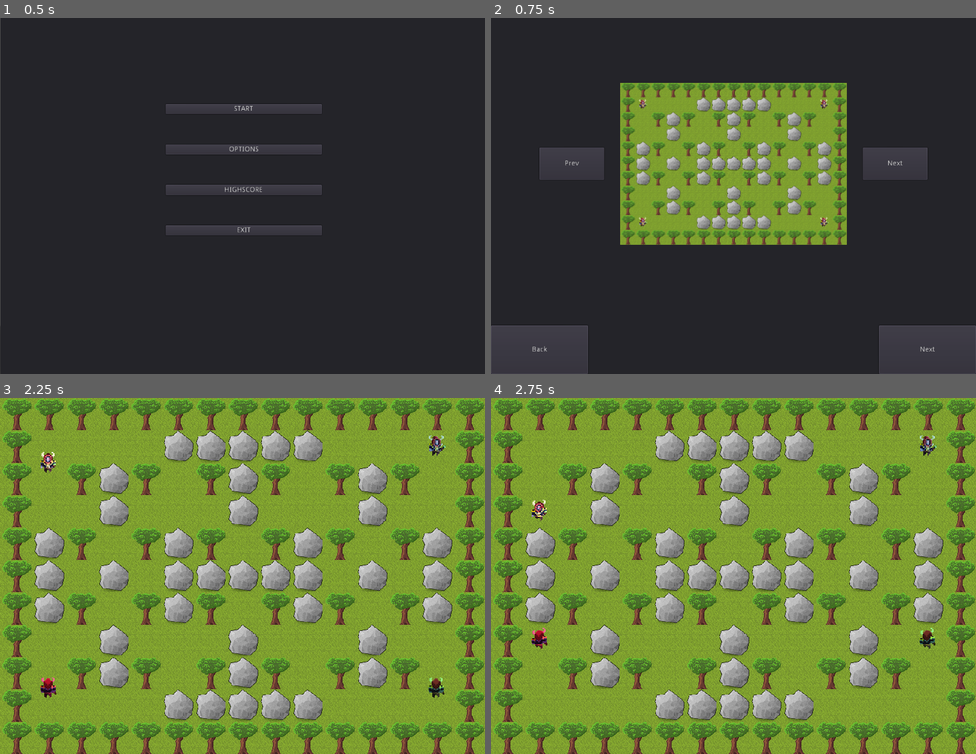
Above: before the commit, frames 1-4 (two rows, left to right).
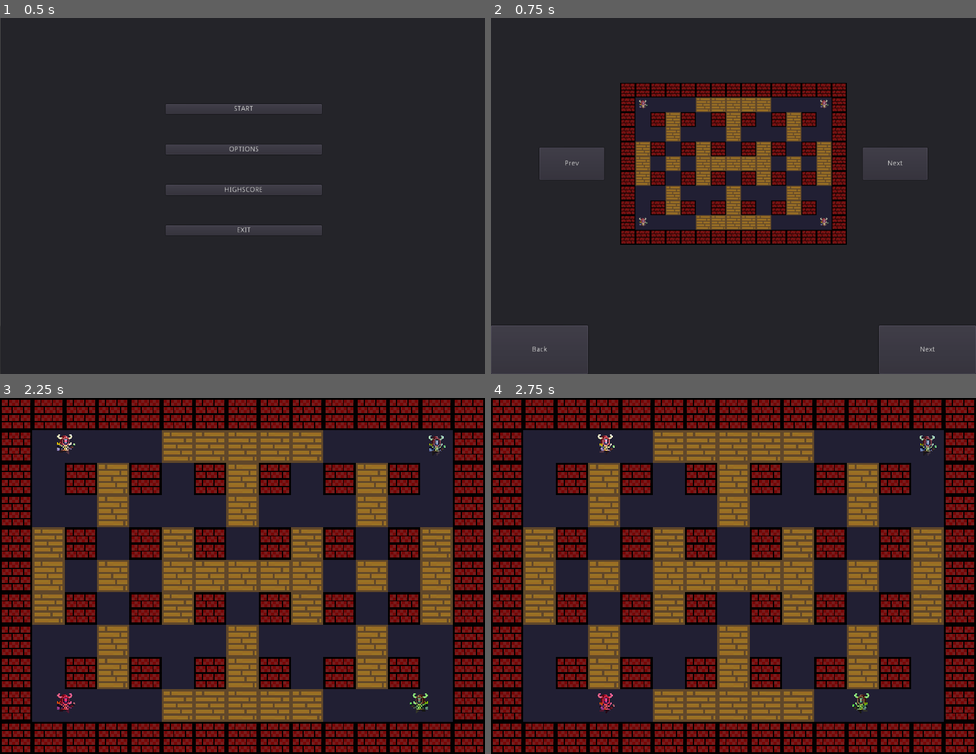
Above: after the commit, the same moments.

Repository: DominikWolek/bomber-game
Game: Godot game, scene res://GUI/MainMenuScene.tscn
Two runs of this game, one before a commit and one after it. Both use one fixed random seed, a clock stepped at 60 frames per second and the inputs below.
Inputs:
- Up to frame 1 (0.5 s): no input
- Up to frame 2 (0.75 s): click "START" at 0.5 s
- Up to frame 3 (2.25 s): click "Next" at 1.25 s; click "NEXT" at 2 s
- Up to frame 4 (2.75 s): no input

Frame 1 is identical in both runs. In frame 2, 21% of the frame differs, in the area x 26-74%, y 18-64%; in frame 3, 100%; in frame 4, 100%, in the area x 0-100%, y 0-100%.

Commit message:
little changes in names of funcs and some bot changes. now he will pland bomb randomly (50%) when he detects that he can destroy something with his bomb

Diff:
--- a/Bomberman/Board/KinematicBody2D.gd
+++ b/Bomberman/Board/KinematicBody2D.gd
@@ -3,7 +3,7 @@
 export (int) var speed = 200
 
 var velocity = Vector2()
-func get_input():
+func character_behaviour():
     velocity = Vector2()
     if Input.is_action_pressed("ui_right"):
         velocity.x += 1
@@ -25,7 +25,7 @@
 		print(i)
 
 func _physics_process(delta):
-	get_input()
+	character_behaviour()
 	move_and_slide(velocity)
 	if(Input.is_action_just_pressed("ui_select")):
 		get_parent().place_bomb(position, "test",2)
--- a/Bomberman/Bot/Bot.gd
+++ b/Bomberman/Bot/Bot.gd
@@ -8,7 +8,7 @@
 var position_to_achieve = position # pozycja którą będzie musiał osiągnąć bot
 var moving = false # na poczatku bot sie nie porusza
 var direction = "none"
-var stop = false
+var stop = false # w przypadku gdyby bot się zablokował, to musi przestać się ruszać
 
 
 func check_movement(position,prev_dir):
@@ -42,7 +42,7 @@
 	array[index] += array[index-1]
 	return array
 
-func _direction(position, prev_dir):
+func new_direction(position, prev_dir):
 	var array = check_movement(position,prev_dir)
 	if array[3] == 0:
 		stop = true
@@ -106,15 +106,18 @@
 		return "down"
 	elif (direction == "down"):
 		return "up"
-	else: return _direction(position, direction) # jeśli nie zdefiniowane
+	else: return new_direction(position, direction) # jeśli nie zdefiniowane
 
-func get_input():
+func character_behaviour():
 	if moving == false:
 		if (possible_plant(position)):
-			plant_bomb()
-			direction = opposite_direction(direction)
+			randomize()
+			if (randi() % 2) == 0:
+				plant_bomb()
+				direction = opposite_direction(direction)
+			else: direction = new_direction(position, direction)
 		else:
-			direction = _direction(position, direction)
+			direction = new_direction(position, direction)
 		if !stop:
 			moving = true
 			if (direction == "right"):
@@ -131,11 +134,11 @@
 				position_to_achieve = position + down_vector
 		velocity *= speed
 		play_animation()
+	move_and_slide(velocity) # funkcja odpowiedzialna za płynne poruszanie się postaci, tzw. sliding
 
 func random_plant():
 	randomize()
-	var random_number = randi() % 10
-	if random_number <= 4:
+	if (randi() % 2) == 0:
 		plant_bomb()
 	random_planting()
 
@@ -147,29 +150,30 @@
 	add_child(timer)
 	timer.start()
 
-
 func _ready():
 	random_planting()
+# tu wykona się _ready z Playera
 
 
 func _physics_process(delta):
 	if (direction == "right"):
-		if (position.x > position_to_achieve.x):
+		if (position.x >= position_to_achieve.x):
 			position.x = position_to_achieve.x
 			moving = false
 			velocity = Vector2()
 	if (direction == "left"):
-		if (position.x < position_to_achieve.x):
+		if (position.x <= position_to_achieve.x):
 			position.x = position_to_achieve.x
 			moving = false
 			velocity = Vector2()
 	if (direction == "up"):
-		if (position.y < position_to_achieve.y):
+		if (position.y <= position_to_achieve.y):
 			position.y = position_to_achieve.y
 			moving = false
 			velocity = Vector2()
 	if (direction == "down"):
-		if (position.y > position_to_achieve.y):
+		if (position.y >= position_to_achieve.y):
 			position.y = position_to_achieve.y
 			moving = false
 			velocity = Vector2()
+#tu wykonuje sie _physic_process z Playera
--- a/Bomberman/Bot/Bot.tscn
+++ b/Bomberman/Bot/Bot.tscn
@@ -17,7 +17,7 @@
 }
 
 [node name="Sprite" parent="." instance=ExtResource( 2 )]
-frame = 4
+frame = 2
 
 [node name="CollisionShape2D" type="CollisionShape2D" parent="."]
 shape = SubResource( 1 )
--- a/Bomberman/ConfigurationNode.tscn
+++ b/Bomberman/ConfigurationNode.tscn
@@ -16,14 +16,6 @@
 	game_info[section][key] = value
 	config_file.set_value(section,key,game_info[section][key])
 	config_file.save(\"res://config.cfg\")
-
-\"\"\"
-func _commit_changes():
-	for section in game_info.keys():
-		for key in game_info[section]:
-			config_file.set_value(section,key,game_info[section][key])
-	config_file.save(\"res://config.cfg\")
-\"\"\"
 
 func get_value(section,key):
 	return game_info[section][key]
--- a/Bomberman/Player/Player.gd
+++ b/Bomberman/Player/Player.gd
@@ -165,8 +165,7 @@
 
 func _physics_process(delta):
 	get_parent().damage_list[player_id] = bomb_dmg
-	get_input()
-	move_and_slide(velocity) # funkcja odpowiedzialna za płynne poruszanie się postaci, tzw. sliding
+	character_behaviour()
 
 
 """
@@ -222,13 +221,14 @@
 	else: $Sprite.play("idle"+temp)
 
 """
-Nazwa metody: get_input
-Argumenty: brak
-Funkcja która jest odpowiedzialna za działania związane z inputem (sterowaniem).
-"""
-func get_input():
+Nazwa metody: character_behaviour
+Argumenty: brak
+Funkcja która jest odpowiedzialna za działania związane z zachowaniem gracza (m.in. input).
+"""
+func character_behaviour():
 	velocity = movement_direction()
 	play_animation()
 	velocity = velocity.normalized() * speed # znormalizowany kierunek ruchu pomnożony przez prędkość poruszania się gracza
+	move_and_slide(velocity) # funkcja odpowiedzialna za płynne poruszanie się postaci, tzw. sliding
 	if Input.is_action_just_pressed(player_id+'_ui_select'):
 		plant_bomb() # jeśli gracz wcisnął przycisk spacji, to wywoływana jest odpowiednia metoda.
--- a/Bomberman/Player/Player.tscn
+++ b/Bomberman/Player/Player.tscn
@@ -19,7 +19,7 @@
 }
 
 [node name="Sprite" parent="." instance=ExtResource( 2 )]
-frame = 4
+frame = 5
 
 [node name="CollisionShape2D" type="CollisionShape2D" parent="."]
 shape = SubResource( 1 )
--- a/Bomberman/config.cfg
+++ b/Bomberman/config.cfg
@@ -1,6 +1,6 @@
 [map]
 
-map_type=5
+map_type=2
 
 [P1]
 
Not shown, changed: Bomberman/high.score
